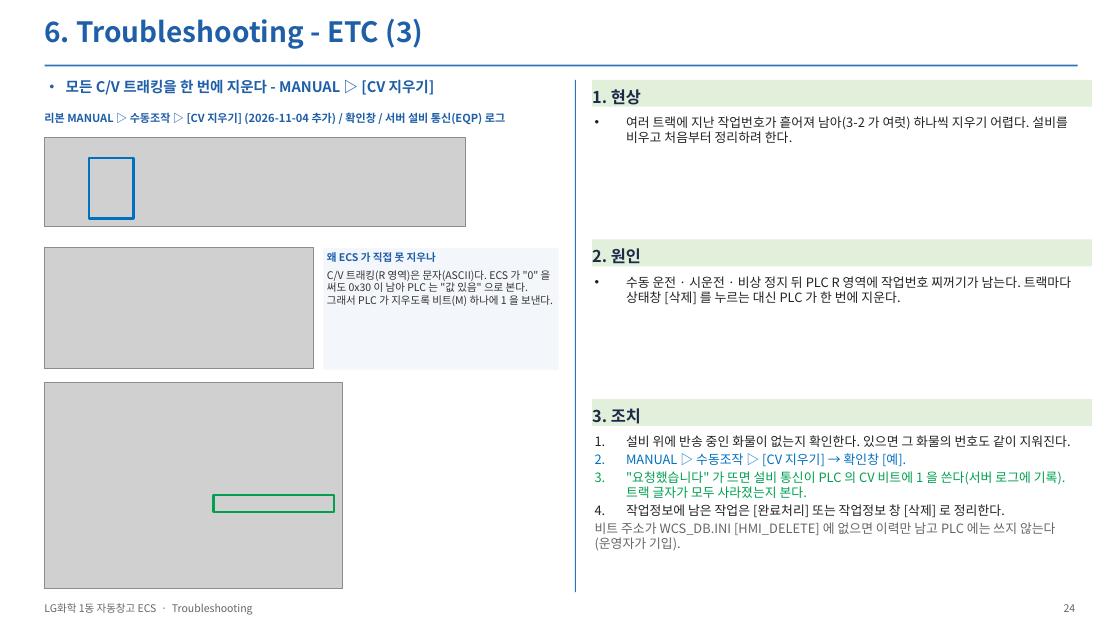
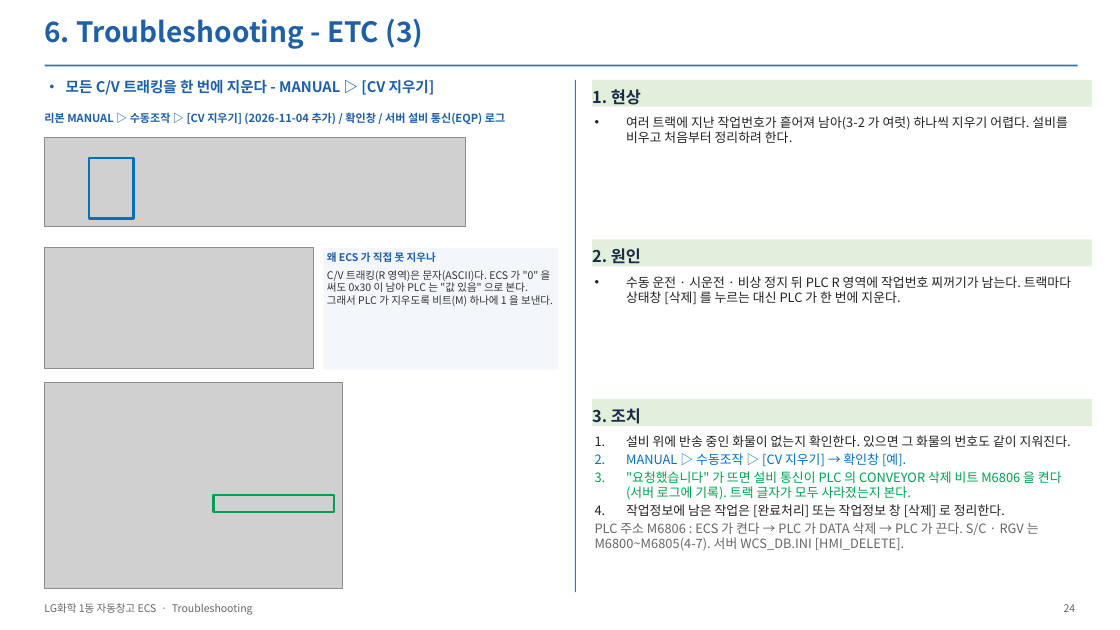
Before and after one commit to yeorijby-coder/LGLS_ALL, a slide deck: slide 24 of docs/산출물_20261110/05_ECS_Troubleshooting_1105.pptx. Drawn at 1120x630 pixels with LibreOffice and Linux fonts; fonts in the diff are those of the drawing; grey boxes stand for pictures. Boxes give left, top, right and bottom in pixels: in the first picture for what was removed or moved away, otherwise in the second. Text is boxed around its words. In the diff, an @@ line names an element or a change of style, - is before the commit and + after.

```diff
--- a/docs/산출물_20261110/05_ECS_Troubleshooting_1105.pptx
+++ b/docs/산출물_20261110/05_ECS_Troubleshooting_1105.pptx
@@ text at (x1=626, y1=471, x2=1062, y2=500): text changed @@
-3. "요청했습니다" 가 뜨면 설비 통신이 PLC 의 CV 비트에 1 을 쓴다(서버 로그에 기록). 트랙 글자가 모두 사라졌는지 본다.
+3. "요청했습니다" 가 뜨면 설비 통신이 PLC 의 CONVEYOR 삭제 비트 M6806 을 켠다(서버 로그에 기록). 트랙 글자가 모두 사라졌는지 본다.
@@ text at (x1=595, y1=522, x2=1039, y2=550): text changed @@
-비트 주소가 WCS_DB.INI [HMI_DELETE] 에 없으면 이력만 남고 PLC 에는 쓰지 않는다(운영자가 기입).
+PLC 주소 M6806 : ECS 가 켠다 → PLC 가 DATA 삭제 → PLC 가 끈다. S/C · RGV 는 M6800~M6805(4-7). 서버 WCS_DB.INI [HMI_DELETE].
```
Also in this commit, not shown: 2 other slides changed, 1 other file.
